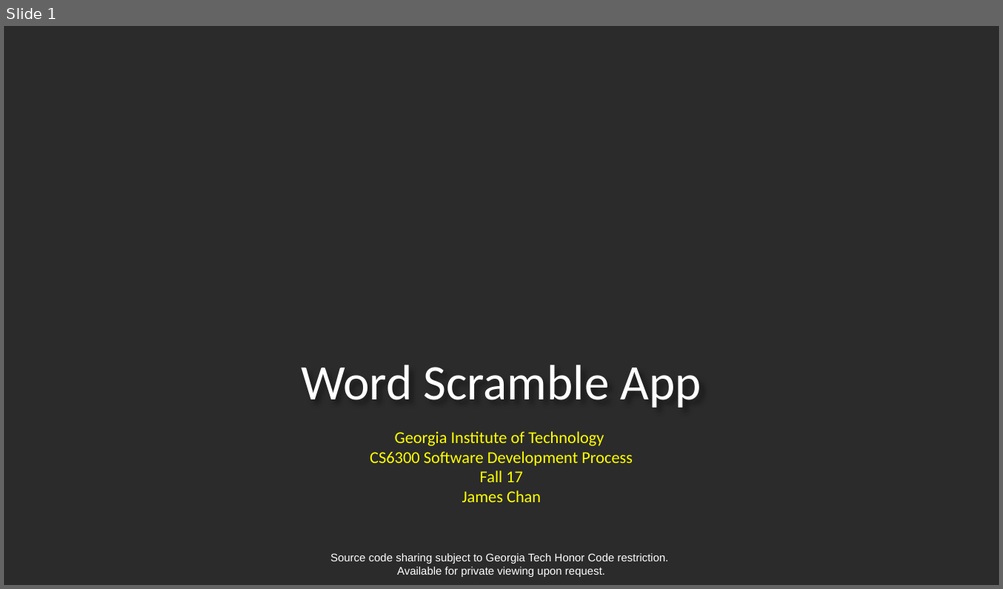
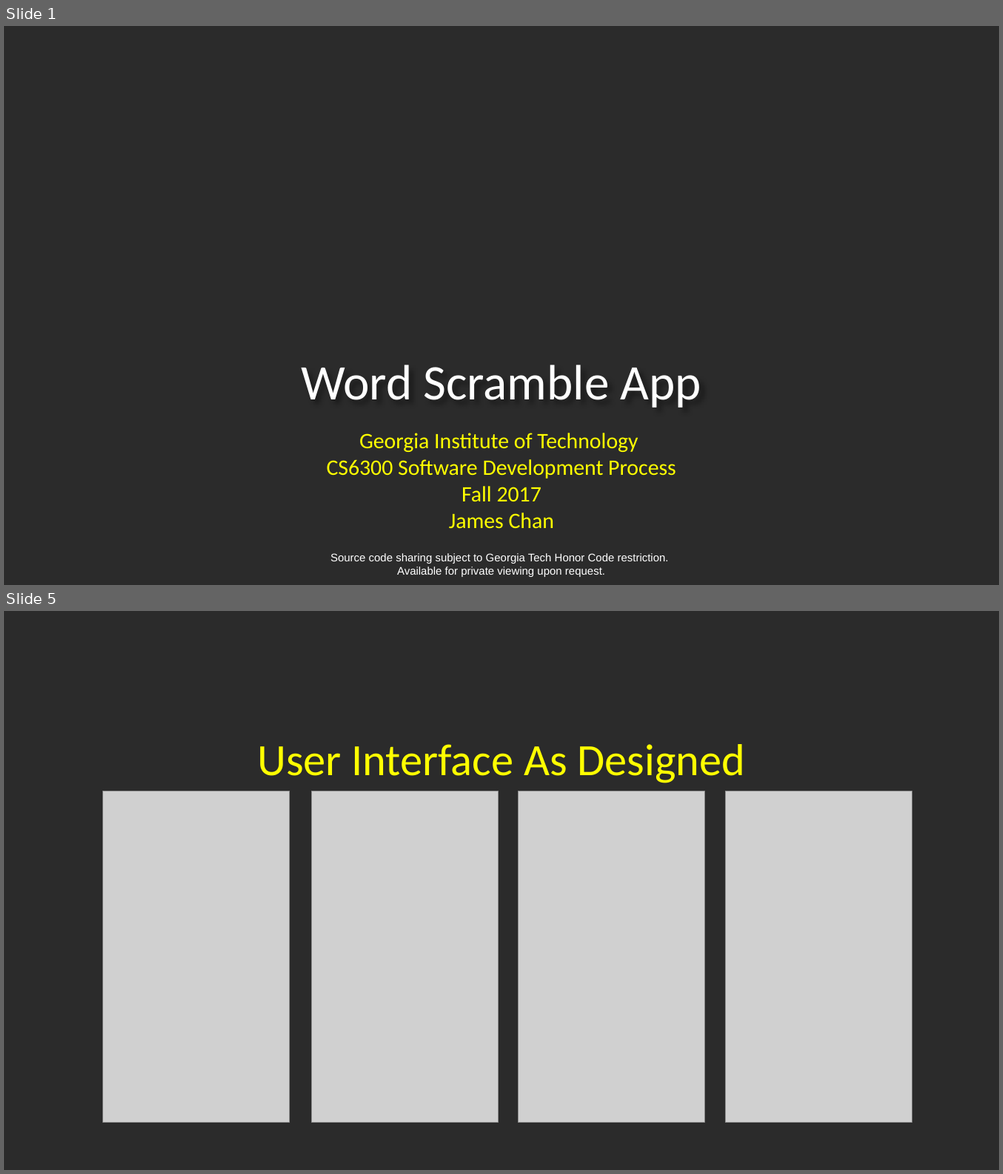
Before and after one commit to jameschanx/Georgia_Tech_School_Projects, a slide deck: Word Scramble App - CS6300 Software Development Process.pptx. Shown one above the other, each under a label of ours: slide 1 before the commit, slides 1 and 5 after it; the slides between them are not shown. The pictures are 1003x589 and 1003x1174 pixels, drawn with LibreOffice and Linux fonts; fonts in the diff are those of the drawing; grey boxes stand for pictures; background and template pictures are left out; a plain dark background stands for a picture behind light text. Boxes give left, top, right and bottom in pixels: in the first picture for what was removed or moved away, otherwise in the second. Text is boxed around its words. In the diff, an @@ line names an element or a change of style, - is before the commit and + after.

```diff
--- a/Word Scramble App - CS6300 Software Development Process.pptx
+++ b/Word Scramble App - CS6300 Software Development Process.pptx
@@ slide 5 added at box(4, 611, 999, 1170), background picture (left out) @@
@@ title added at box(257, 744, 745, 783), 32.4 pt, text #FFFF00 @@
+User Interface As Designed
@@ picture added at box(102, 791, 290, 1122) @@
@@ picture added at box(311, 791, 498, 1122) @@
@@ picture added at box(518, 791, 706, 1122) @@
@@ picture added at box(725, 791, 912, 1122) @@
@@ slide 1 changed as well @@
@@ subtitle at box(327, 433, 676, 529): text changed; size 12 to 16 pt @@
-Georgia Institute of Technology
-CS6300 Software Development Process
-Fall 17
-James Chan
+Georgia Institute of Technology
+CS6300 Software Development Process
+Fall 2017
+James Chan
```
Also in this commit, not shown: 4 other slides added, 4 slides removed, 1 other file.
